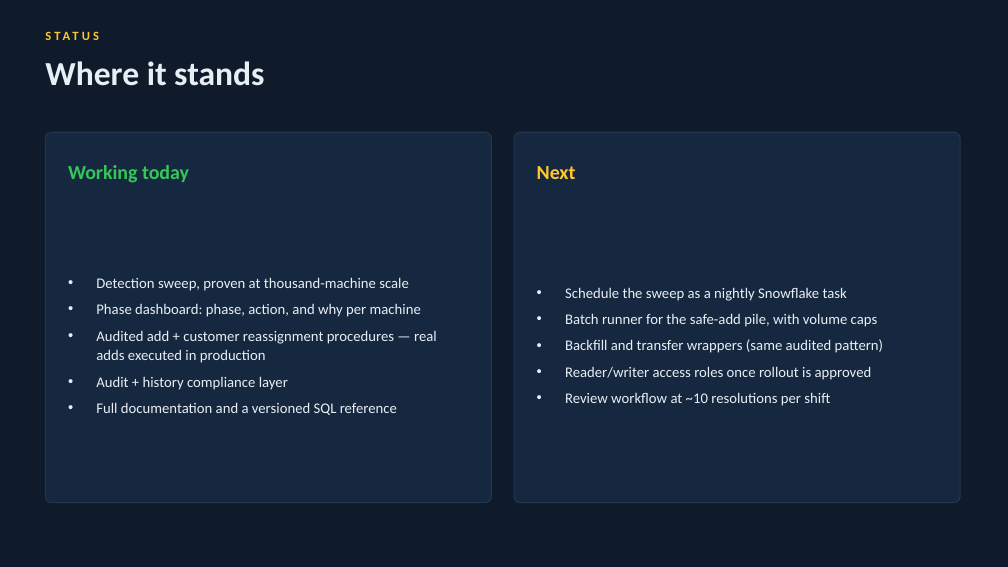
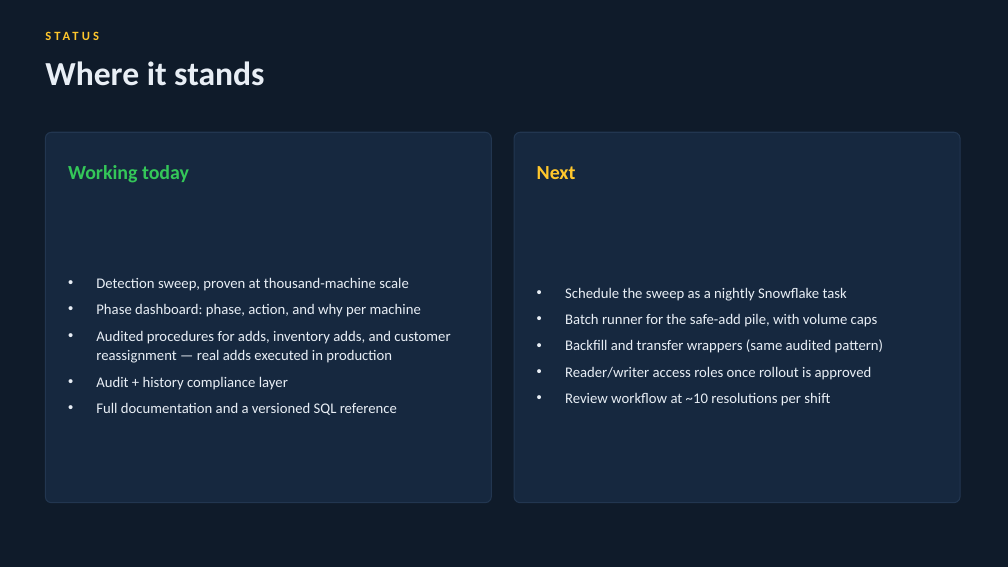
Before and after one commit to leakydata/asset-management-v2, a slide deck: slide 15 of powerpoints/Snowflake_CCAT_Reconciliation.pptx. Drawn at 1008x567 pixels with LibreOffice and Linux fonts; fonts in the diff are those of the drawing. Boxes give left, top, right and bottom in pixels: in the first picture for what was removed or moved away, otherwise in the second. Text is boxed around its words. In the diff, an @@ line names an element or a change of style, - is before the commit and + after.

Commit message:
Update Snowflake CCAT Reconciliation presentation with new asset and inventory text

```diff
--- a/powerpoints/Snowflake_CCAT_Reconciliation.pptx
+++ b/powerpoints/Snowflake_CCAT_Reconciliation.pptx
@@ text at [96, 330, 450, 363]: text changed @@
-• Audited add + customer reassignment procedures — real adds executed in production
+• Audited procedures for adds, inventory adds, and customer reassignment — real adds executed in production
```
Also in this commit, not shown: 2 other slides changed, 1 other file.
